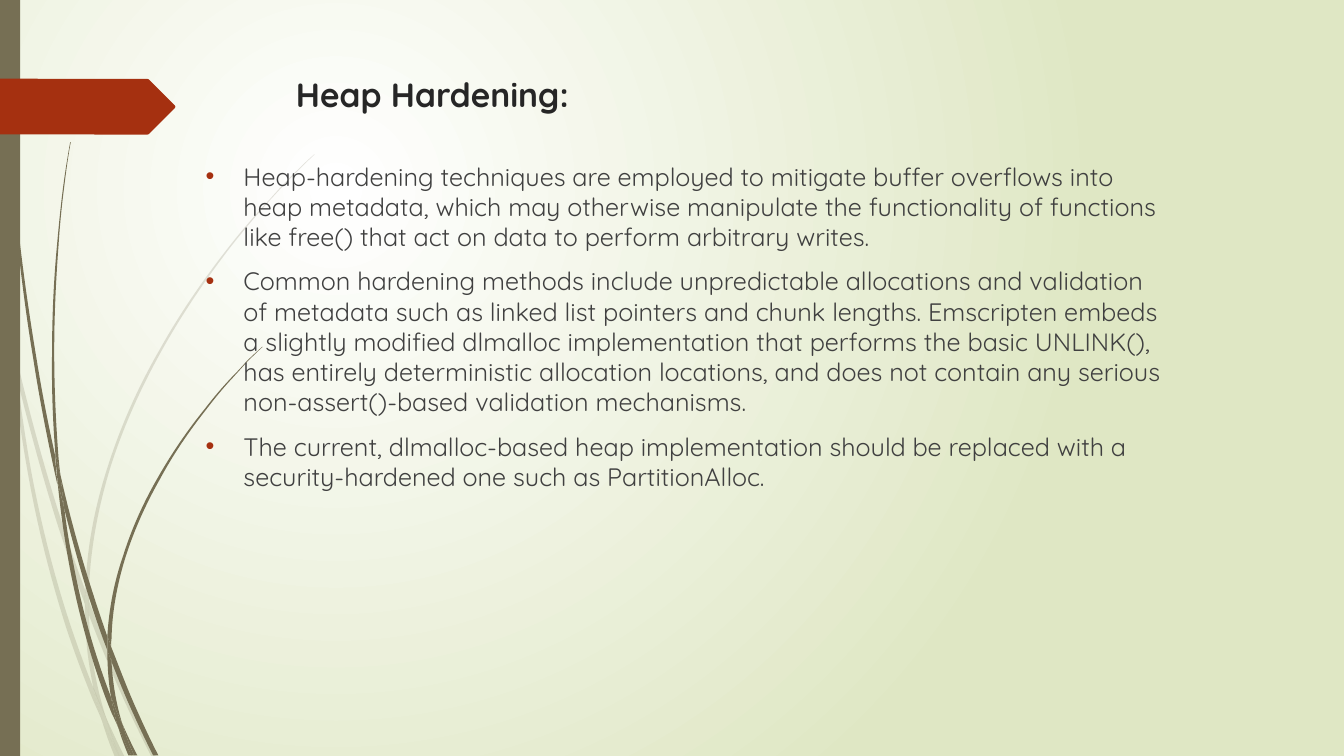
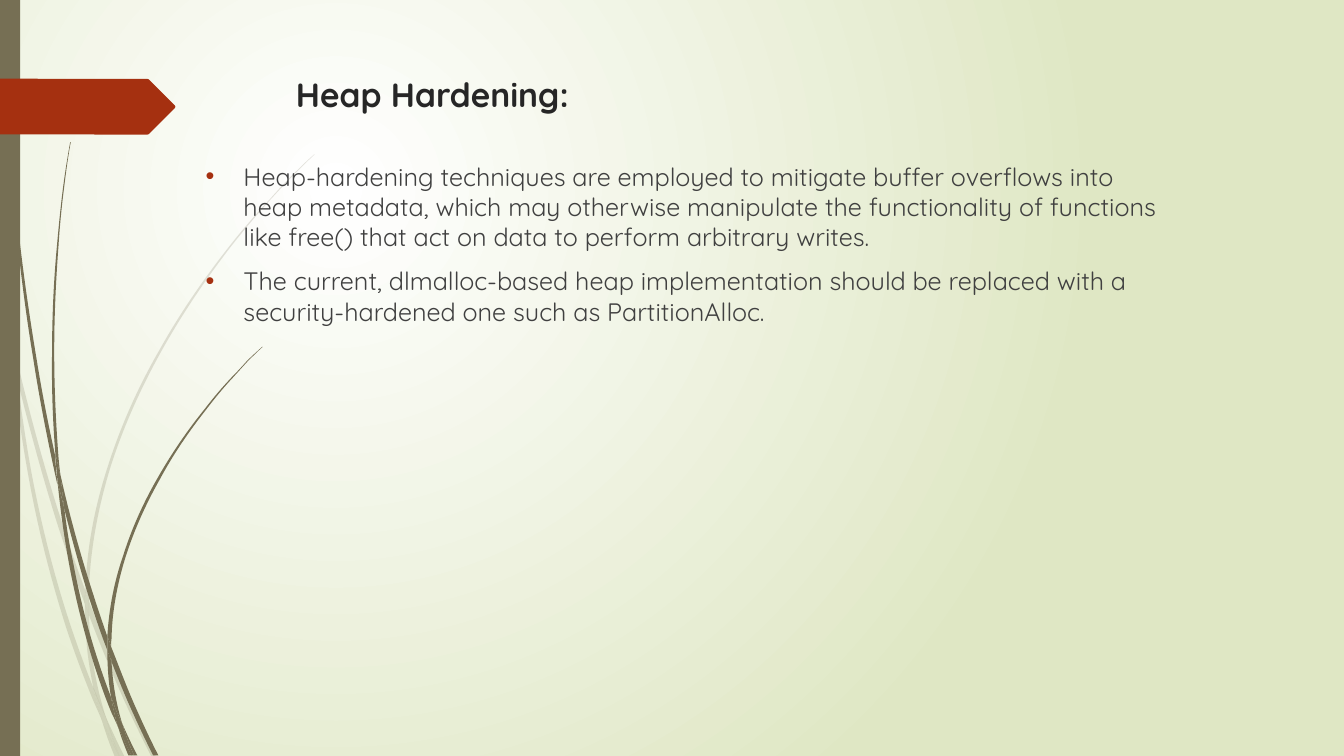
Before and after one commit to dhanushareddy988/journey, a slide deck: slide 20 of Security Vulnerabilities in WebAssembly.pptx (slide 15 before the commit). Drawn at 1344x756 pixels with LibreOffice and Linux fonts; fonts in the diff are those of the drawing. Boxes give left, top, right and bottom in pixels: in the first picture for what was removed or moved away, otherwise in the second. Text is boxed around its words. In the diff, an @@ line names an element or a change of style, - is before the commit and + after.

```diff
--- a/Security Vulnerabilities in WebAssembly.pptx
+++ b/Security Vulnerabilities in WebAssembly.pptx
@@ text at box(243, 271, 1160, 416): paragraph removed @@
-• Common hardening methods include unpredictable allocations and validation of metadata such as linked list pointers and chunk lengths. Emscripten embeds a slightly modified dlmalloc implementation that performs the basic UNLINK(), has entirely deterministic allocation locations, and does not contain any serious non-assert()-based validation mechanisms.
```
Also in this commit, not shown: 2 other slides changed, 5 slides added.
